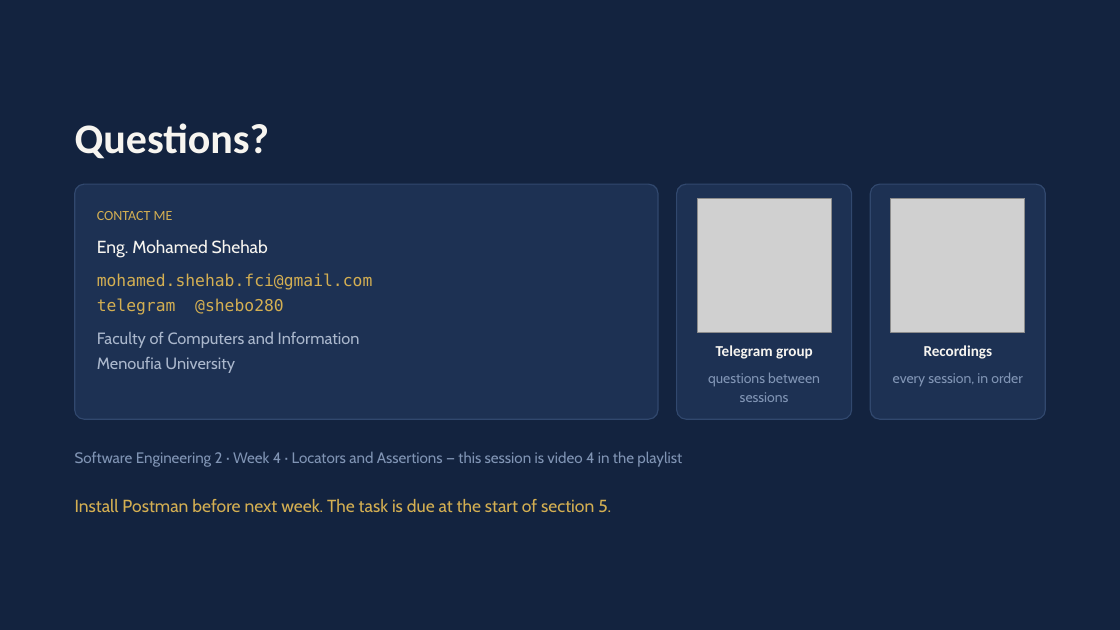
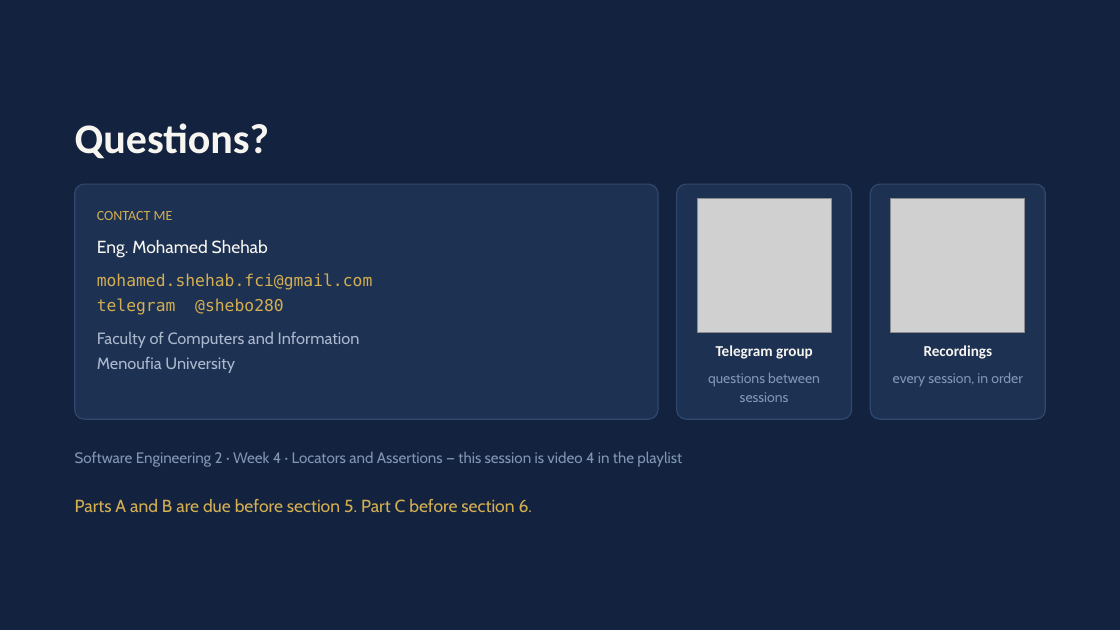
Before and after one commit to MohamedShehab280/software-testing, a slide deck: slide 24 of week-04/Week 4 - Locators and Assertions.pptx. Drawn at 1120x630 pixels with LibreOffice and Linux fonts; fonts in the diff are those of the drawing; grey boxes stand for pictures. Boxes give left, top, right and bottom in pixels: in the first picture for what was removed or moved away, otherwise in the second. Text is boxed around its words. In the diff, an @@ line names an element or a change of style, - is before the commit and + after.

Commit message:
Weeks 3-4 task: hand in twice, Part C after section 5
CSS, XPath and assertEquals move to the start of section 5, so Part C is
due before section 6. Parts A and B are still due before section 5.

```diff
--- a/week-04/Week 4 - Locators and Assertions.pptx
+++ b/week-04/Week 4 - Locators and Assertions.pptx
@@ text at <box>75,499,532,512</box>: text changed @@
-Install Postman before next week. The task is due at the start of section 5.
+Parts A and B are due before section 5. Part C before section 6.
```
Also in this commit, not shown: 2 other slides changed, 1 slide added, 1 slide removed, 3 other files.
